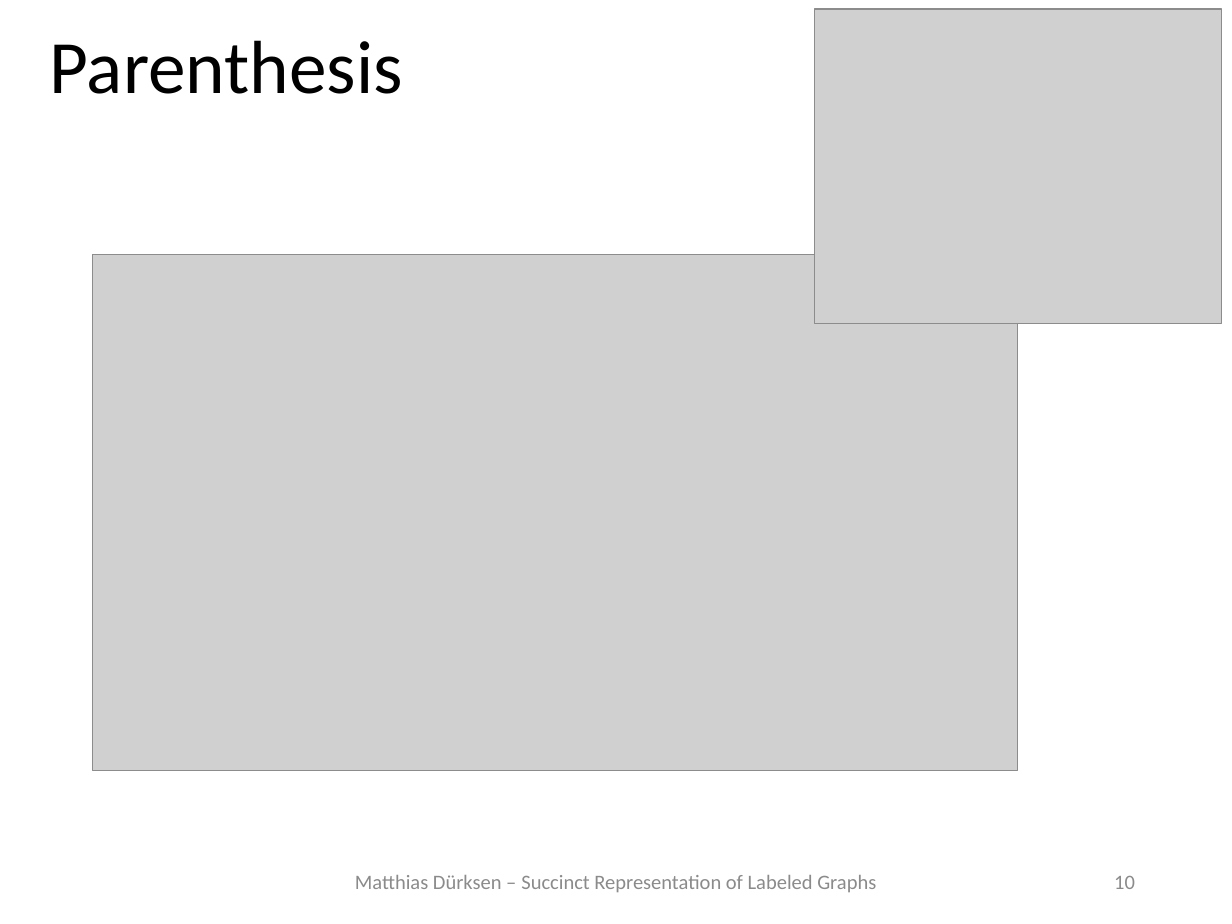
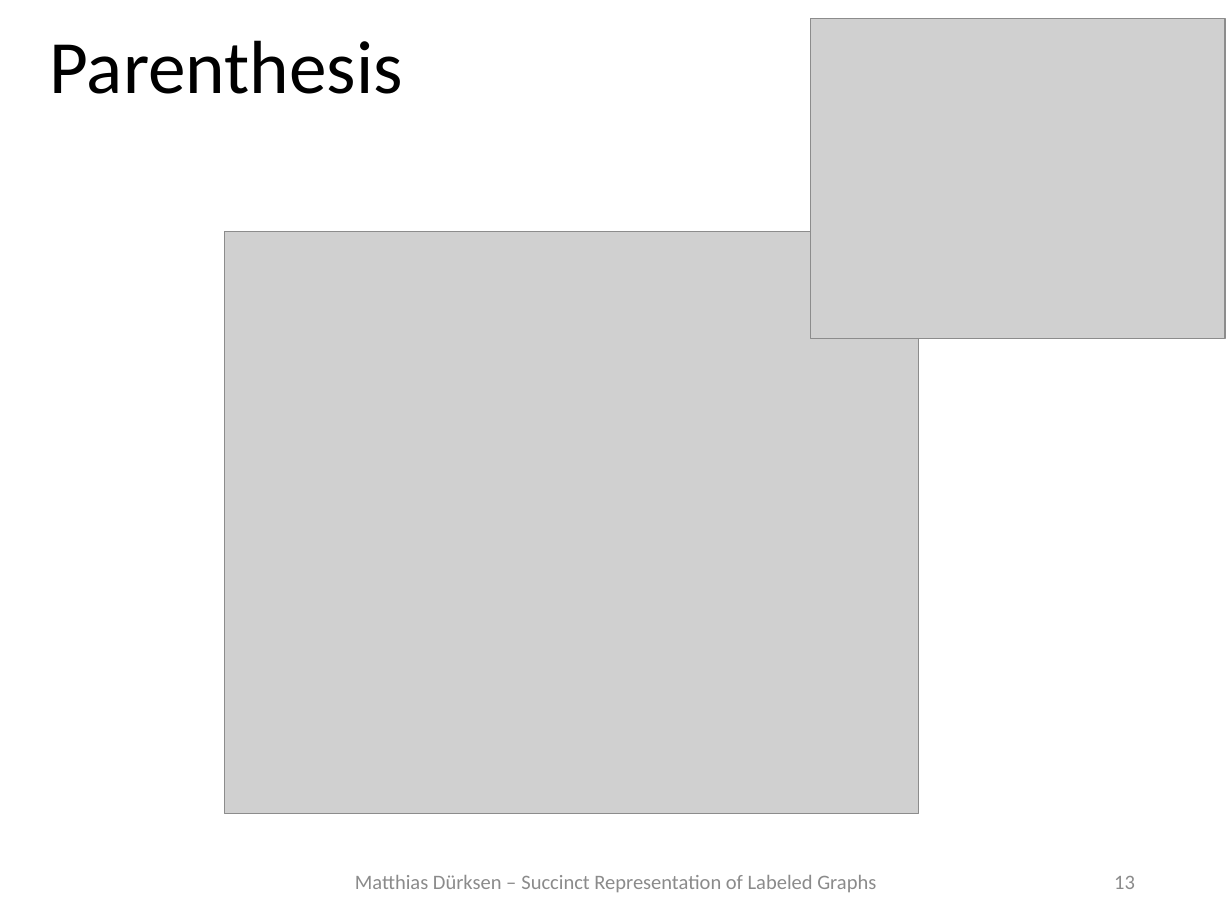
Before and after one commit to MatthiasDuerksen/Seminar_AlgCompressedGraphs, a slide deck: slide 13 of Talk/secondVersion/Talk_Duerksen_v2.pptx (slide 10 before the commit). Drawn at 1232x924 pixels with LibreOffice and Linux fonts; fonts in the diff are those of the drawing; grey boxes stand for pictures. Boxes give left, top, right and bottom in pixels: in the first picture for what was removed or moved away, otherwise in the second. Text is boxed around its words. In the diff, an @@ line names an element or a change of style, - is before the commit and + after.

```diff
--- a/Talk/secondVersion/Talk_Duerksen_v2.pptx
+++ b/Talk/secondVersion/Talk_Duerksen_v2.pptx
@@ picture: place and size @@
-picture at bbox=[814, 9, 1221, 323]
+picture at bbox=[811, 18, 1226, 339]
@@ picture: place and size @@
-picture at bbox=[92, 254, 1018, 770]
+picture at bbox=[224, 232, 919, 813]
@@ page number at bbox=[1114, 876, 1135, 889]: text changed @@
-10
+13
```
Also in this commit, not shown: 13 other slides changed, 3 slides added, 34 other files.
